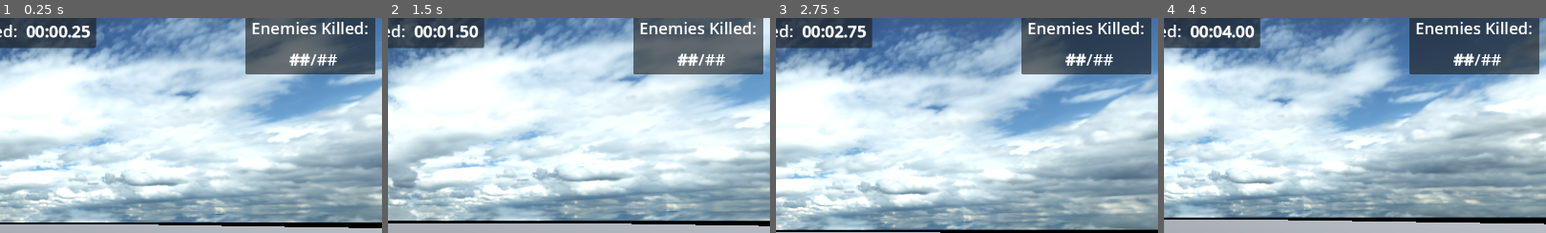
Above: before the commit, frames 1-4 (left to right).
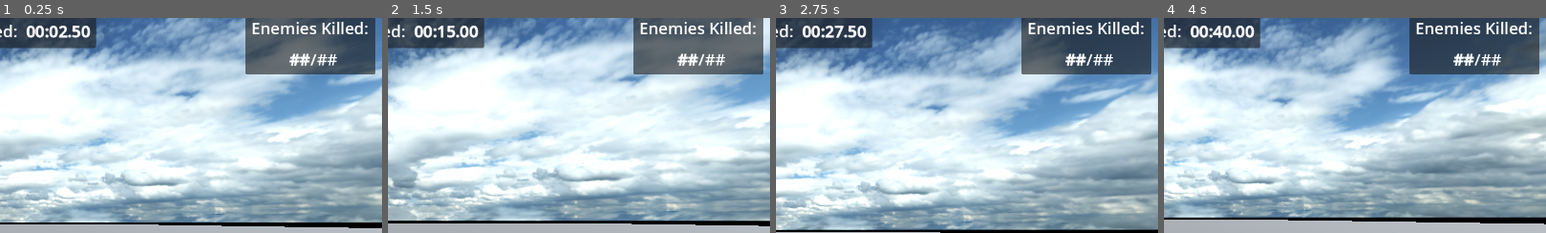
Above: after the commit, the same moments.

Repository: HuskyGameDev/2025f-team3
Game: Godot game, scene res://assets/scenes/test_scene.tscn
The game is run twice, just before and just after one commit, with the same random seed, the same clock (stepped at 60 frames per second) and the same inputs.
Inputs (mouse positions are % of the whole screen's width and height, from its top left):
- Up to frame 1 (0.25 s): no input
- Up to frame 2 (1.5 s): tap Enter (ui_accept) at 0.5, 0.77 s; move the mouse to (55, 50) at 0.52 s; hold W (ui_up) from 0.53 s (still down); move the mouse to (45, 50) at 1.27 s
- Up to frame 3 (2.75 s): keep holding W (ui_up); tap Enter (ui_accept) at 1.52 s; move the mouse to (52, 48) at 2.02 s
- Up to frame 4 (4 s): keep holding W (ui_up); move the mouse to (49, 52) at 2.77 s; tap Enter (ui_accept) at 3.02, 3.77 s; move the mouse to (57, 51) at 3.52 s
The pictures show only the part of the screen within x 50-100%, y 2-52%; the shares and areas given below are measured in that part.

The runs differ from the first frame. In frame 1, 0.2% of the frame differs, in the area x 15-24%, y 3-10%; in frame 2, 0.3%; in frame 3, 0.3%, in the area x 12-24%, y 3-10%; in frame 4, 0.2%.

Commit message:
3D HUD small fixes
- Minutes now display the correct number
- No more per-frame printing of health bar width

Diff:
--- a/crosscut/assets/UI/3d_hud.gd
+++ b/crosscut/assets/UI/3d_hud.gd
@@ -10,16 +10,16 @@
 	health_width = $HealthPanel/VBoxContainer/HealthRect.size.x
 
 func _process(delta: float) -> void:
-	time_elapsed += delta
+	time_elapsed += delta * 10
 
 	# Calculate and display time to HUD
 	var seconds = snapped(fmod(time_elapsed, 60), 0.01)
 	var minutes = floor(time_elapsed / 60)
-	var time = str(str("%02d" % snapped(fmod(minutes, 2), 1)), ":", str("%05.2f" % seconds))
+	var time = str(str("%02d" % snapped(minutes, 1)), ":", str("%05.2f" % seconds))
 	$TimePanel/HBoxContainer/Time2.text = time
 
 	# Decrease health bar just to show it works
-	print($HealthPanel/VBoxContainer/HealthRect.size.x)
+	#print($HealthPanel/VBoxContainer/HealthRect.size.x)
 	health -= 0.1
 	if (health < 1):
 		health = 100
